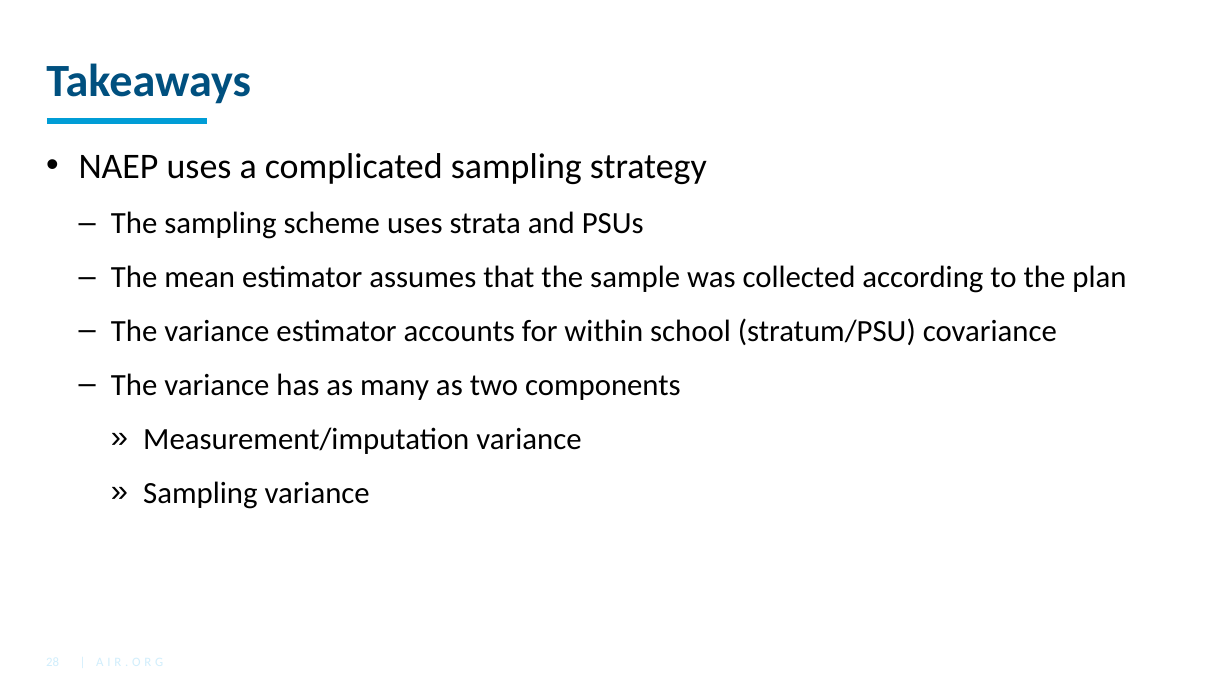
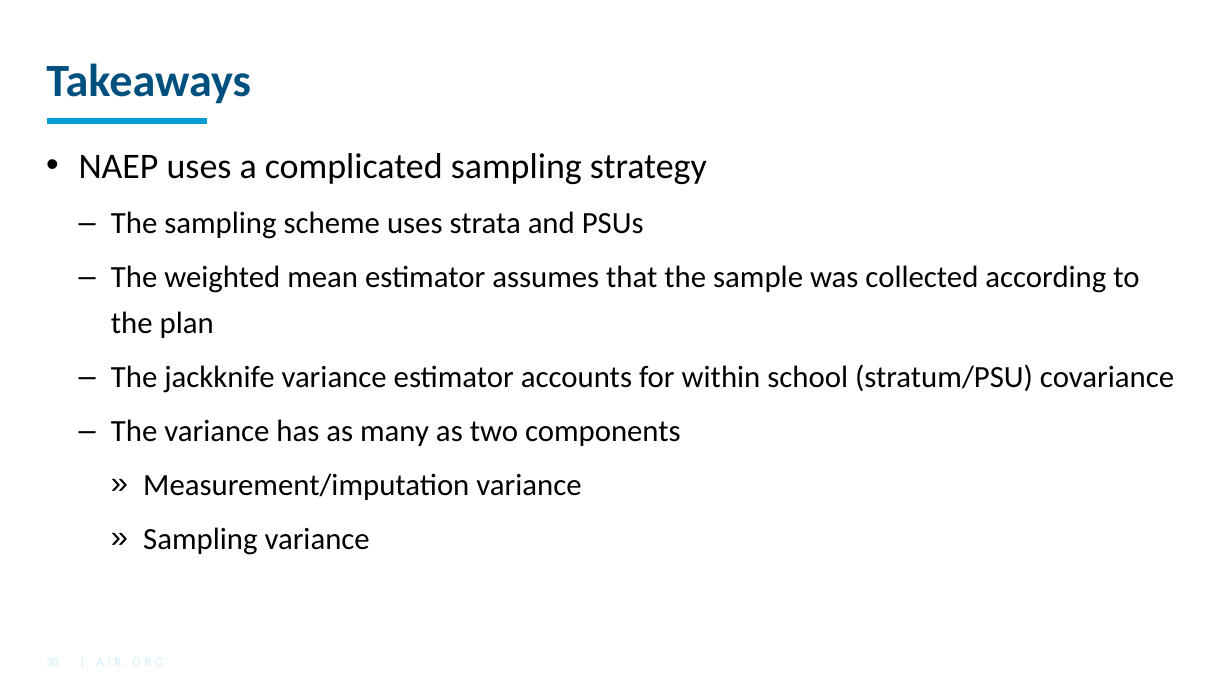
Before and after one commit to American-Institutes-for-Research/2021-Oct-EdSurvey-Training-Series, a slide deck: slide 30 of Day1/Day1_02_Sampling.pptx (slide 28 before the commit). Drawn at 1232x693 pixels with LibreOffice and Linux fonts; fonts in the diff are those of the drawing; background and template pictures are left out. Boxes give left, top, right and bottom in pixels: in the first picture for what was removed or moved away, otherwise in the second. Text is boxed around its words. In the diff, an @@ line names an element or a change of style, - is before the commit and + after.

```diff
--- a/Day1/Day1_02_Sampling.pptx
+++ b/Day1/Day1_02_Sampling.pptx
@@ text at (111,265,1174,393): text changed @@
-  – The mean estimator assumes that the sample was collected according to the plan
-  – The variance estimator accounts for within school (stratum/PSU) covariance
+  – The weighted mean estimator assumes that the sample was collected according to the plan
+  – The jackknife variance estimator accounts for within school (stratum/PSU) covariance
```
Also in this commit, not shown: 14 other slides changed, 6 slides added, 5 slides removed.
